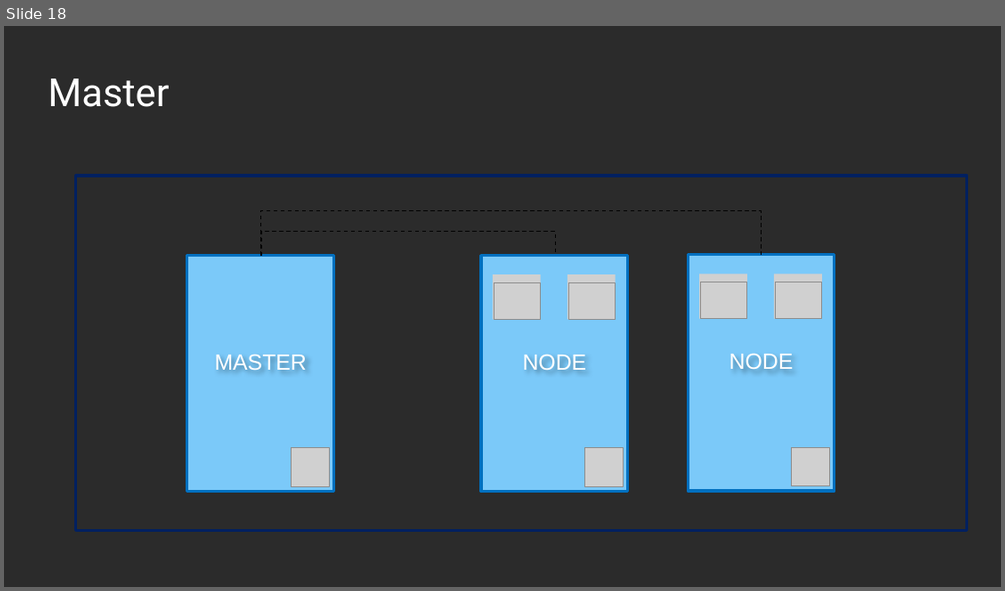
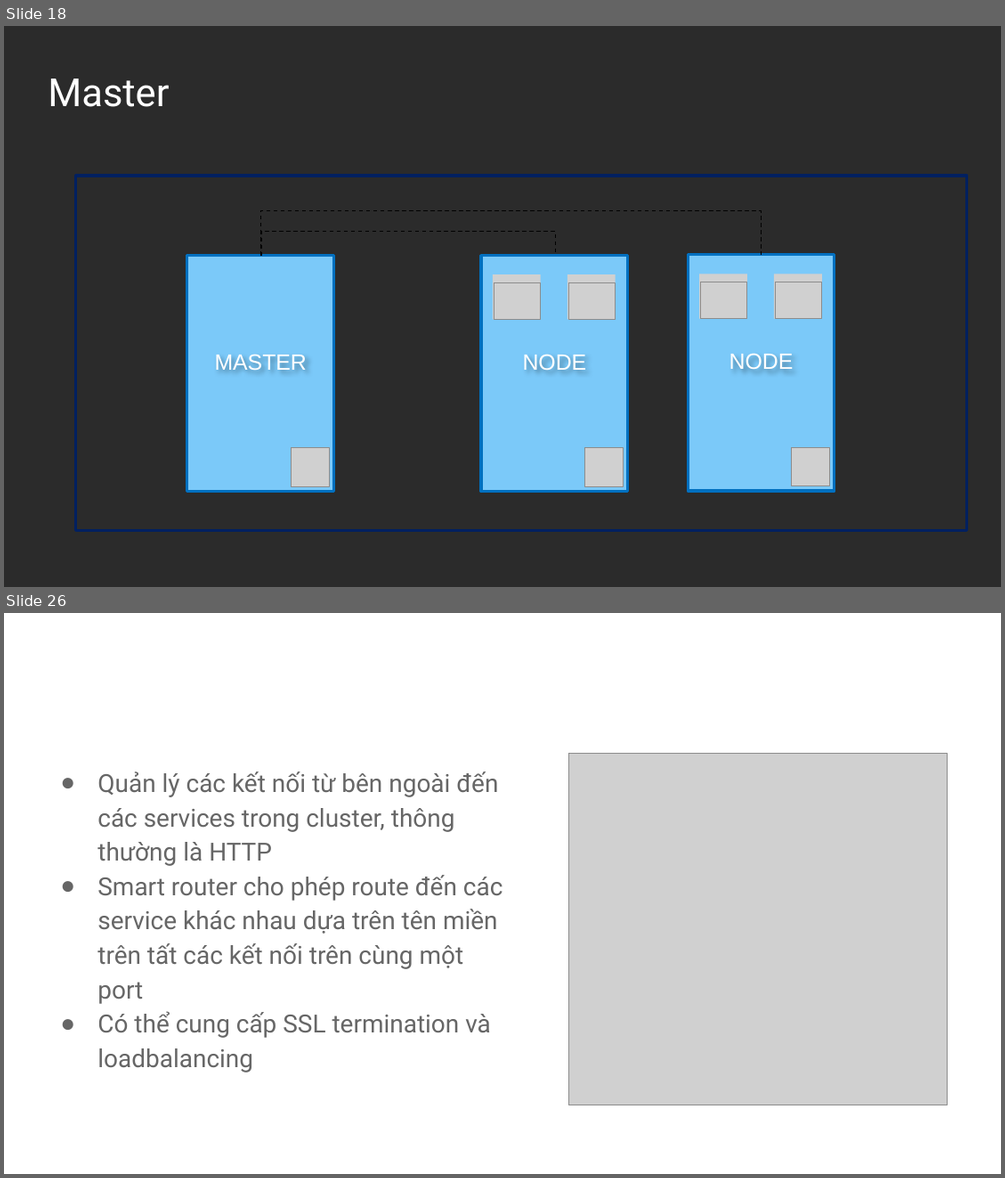
Before and after one commit to tungvt-my-personal-project/learn-kubernetes, a slide deck: slide-dao-tao/Kubernetes-cho-người-mới-bắt-đầu.pptx. Shown one above the other, each under a label of ours: slide 18 before the commit, slides 18 and 26 after it; the slides between them are not shown. The pictures are 1005x591 and 1005x1178 pixels, drawn with LibreOffice and Linux fonts; fonts in the diff are those of the drawing; grey boxes stand for pictures; background and template pictures are left out; a plain dark background stands for a picture behind light text. Boxes give left, top, right and bottom in pixels: in the first picture for what was removed or moved away, otherwise in the second. Text is boxed around its words. In the diff, an @@ line names an element or a change of style, - is before the commit and + after.

```diff
--- a/slide-dao-tao/Kubernetes-cho-người-mới-bắt-đầu.pptx
+++ b/slide-dao-tao/Kubernetes-cho-người-mới-bắt-đầu.pptx
@@ slide 26 added at <box>4,613,1001,1174</box>, background picture (left out) @@
@@ title added at <box>38,645,967,707</box>, 28 pt, text #FFFFFF @@
+Ingress
@@ text added at <box>97,771,502,1072</box>, 18 pt, text #666666 @@
+● Quản lý các kết nối từ bên ngoài đến các services trong cluster, thông thường là HTTP
+● Smart router cho phép route đến các service khác nhau dựa trên tên miền trên tất các kết nối trên cùng một port
+● Có thể cung cấp SSL termination và loadbalancing
@@ picture added at <box>568,753,946,1104</box> @@
```
Also in this commit, not shown: 8 other slides added, 1 slide removed.
